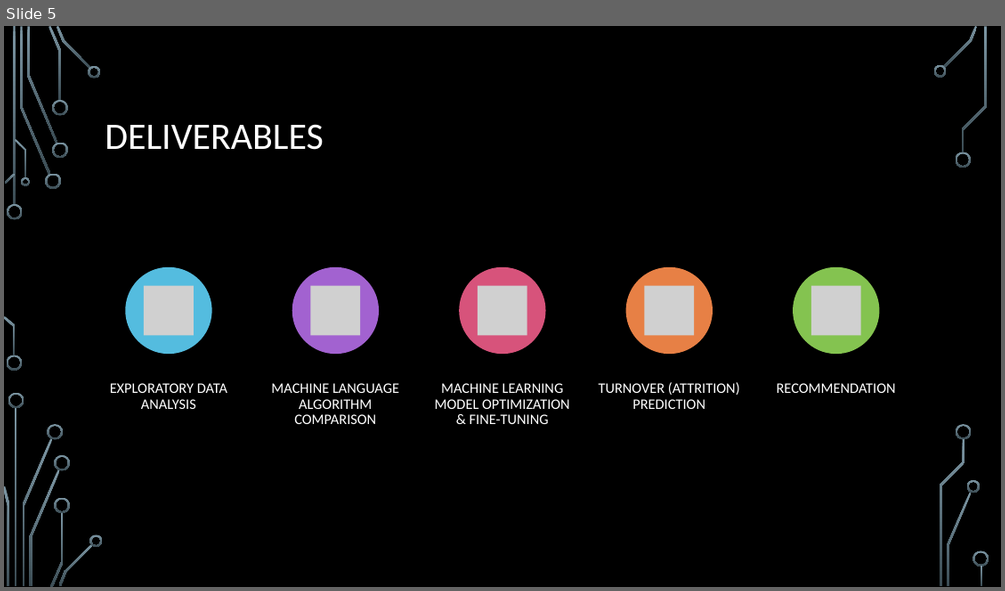
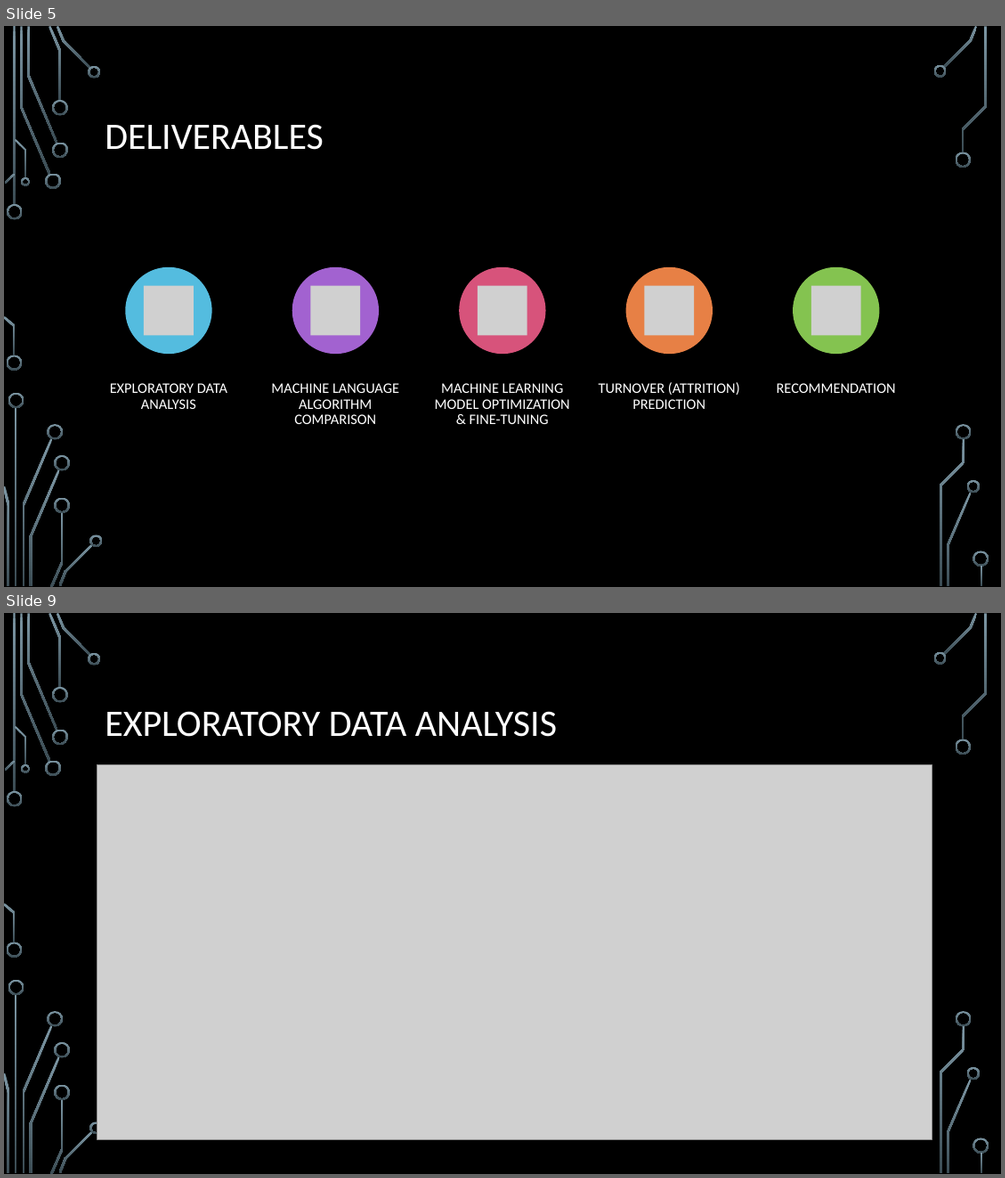
Before and after one commit to aydare/DDS_401_TeamNI_Case_Study2, a slide deck: Presentation & Dashboard/DDS401_TeamNI_Case_Study_2.pptx. Shown one above the other, each under a label of ours: slide 5 before the commit, slides 5 and 9 after it; the slides between them are not shown. The pictures are 1005x591 and 1005x1178 pixels, drawn with LibreOffice and Linux fonts; fonts in the diff are those of the drawing; grey boxes stand for pictures; background and template pictures are left out. Boxes give left, top, right and bottom in pixels: in the first picture for what was removed or moved away, otherwise in the second. Text is boxed around its words. In the diff, an @@ line names an element or a change of style, - is before the commit and + after.

Commit message:
Added more EDA to code & updated powerpoint

```diff
--- a/Presentation & Dashboard/DDS401_TeamNI_Case_Study_2.pptx
+++ b/Presentation & Dashboard/DDS401_TeamNI_Case_Study_2.pptx
@@ slide 9 added at (4, 613, 1001, 1174), background picture (left out); not listed: 36 template elements that a slide beside it also shows @@
@@ title added at (105, 711, 557, 737), 36 pt, text #FFFFFF @@
+EXPLORATORY DATA ANALYSIS
@@ picture added at (97, 765, 932, 1140) @@
```
Also in this commit, not shown: 3 slides changed, 2 other slides added, 1 slide removed, 1 other file.
